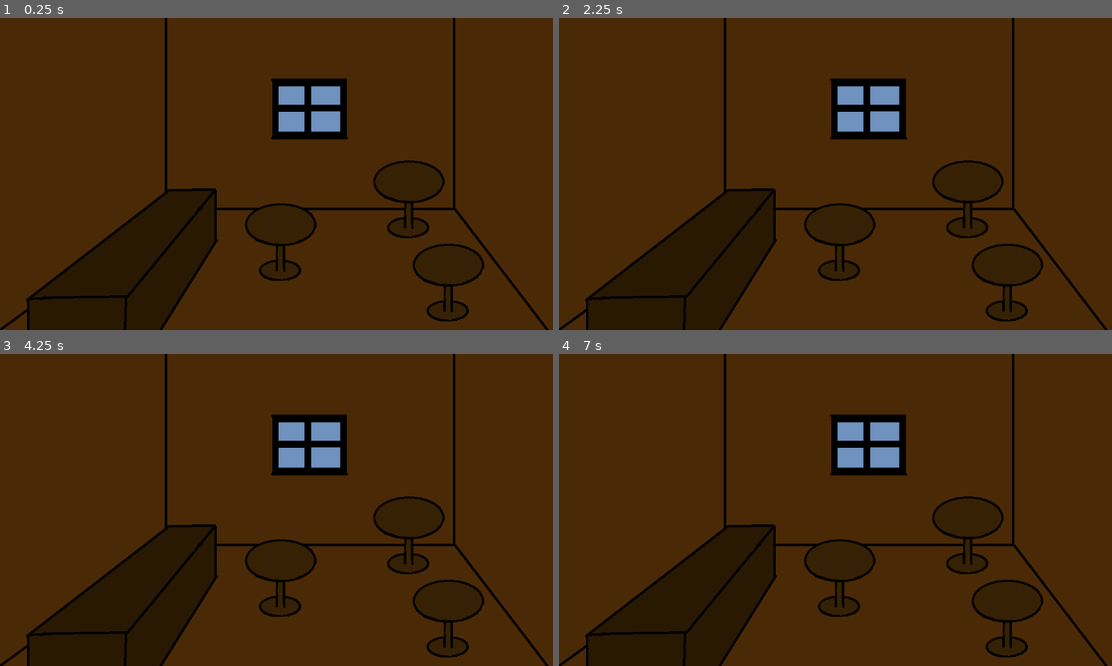
Above: before the commit, frames 1-4 (two rows, left to right).
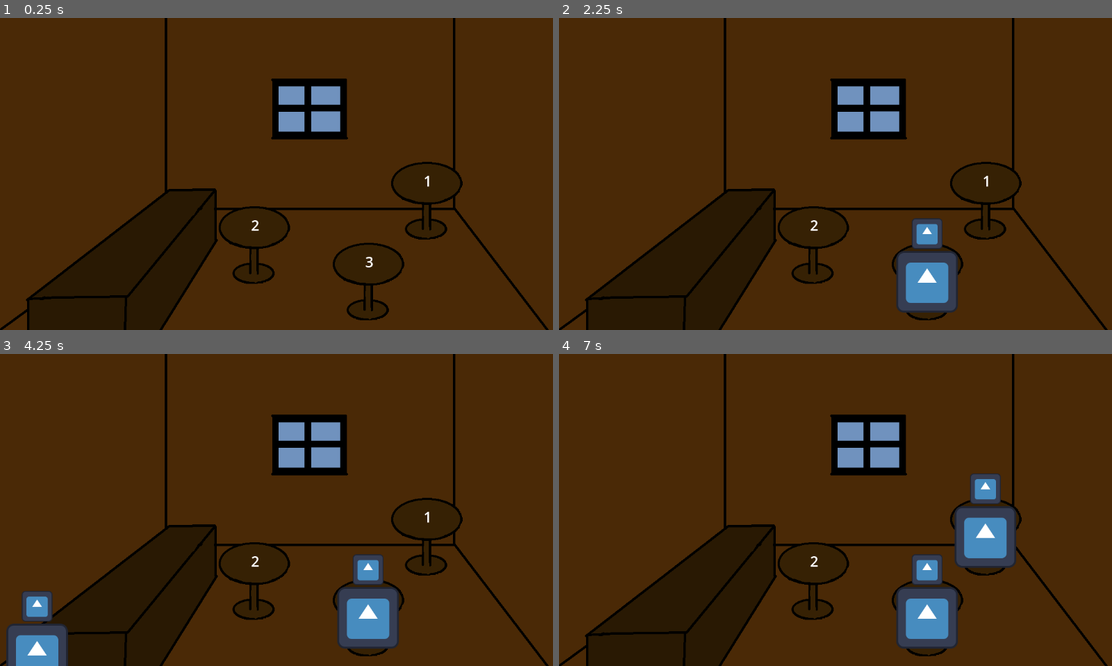
Above: after the commit, the same moments.

Repository: henpatsi/BurlyBikerBuddies
Game: Godot game, scene res://level_test.tscn
Same seed, same stepped clock (60 frames per second), same inputs: the game is played once before the commit and once after it. Before the commit the project has no main scene; this scene is started directly in both runs. The engine's default icon, where the game draws it, is replaced by a stand-in: a white triangle on a blue panel in a dark square.
Inputs:
- Up to frame 1 (0.25 s): no input
- Up to frame 2 (2.25 s): tap Enter at 0.5, 2 s; tap 1 (select_table1, bound only after the commit) at 0.6 s; tap 2 (select_table2, bound only after the commit) at 0.8, 1.35 s; tap Space at 1.25 s; tap 3 (select_table3, bound only after the commit) at 1.55, 2.1 s
- Up to frame 3 (4.25 s): tap 1 (select_table1, bound only after the commit) at 2.3, 2.85 s; tap Space at 2.75 s; tap 2 (select_table2, bound only after the commit) at 3.05, 3.6 s; tap Enter at 3.5 s; tap 3 (select_table3, bound only after the commit) at 3.8 s
- Up to frame 4 (7 s): tap 3 (select_table3, bound only after the commit) at 4.35, 6.05, 6.6 s; tap 1 (select_table1, bound only after the commit) at 4.55, 5.1, 6.8 s; tap Space at 5 s; tap 2 (select_table2, bound only after the commit) at 5.3, 5.85 s

The runs differ from the first frame. In frame 1, 2.7% of the frame differs, in the area x 39-88%, y 45-98%; in frame 2, 5.1%; in frame 3, 7.1%; in frame 4, 7.3%, in the area x 39-88%, y 38-98%.

Commit message:
added ability to seat max 2 patrons to tables

Diff:
--- a/level_test.tscn
+++ b/level_test.tscn
@@ -1,28 +1,40 @@
-[gd_scene load_steps=3 format=3 uid="uid://dfap2j2to0g7m"]
+[gd_scene load_steps=4 format=3 uid="uid://dfap2j2to0g7m"]
 
-[ext_resource type="Texture2D" uid="uid://tgmgbpc6afsb" path="res://bar.png" id="1_msao1"]
-[ext_resource type="Texture2D" uid="uid://2sept5vo5dng" path="res://table.png" id="2_ykpy8"]
+[ext_resource type="Script" path="res://scripts/level_test.gd" id="1_2wxkj"]
+[ext_resource type="Texture2D" uid="uid://tgmgbpc6afsb" path="res://images/bar.png" id="1_msao1"]
+[ext_resource type="PackedScene" uid="uid://ddshbf5is1qw0" path="res://scenes/table.tscn" id="2_n7k1v"]
 
 [node name="LevelTest" type="Node2D"]
+script = ExtResource("1_2wxkj")
 
 [node name="CanvasLayer" type="CanvasLayer" parent="."]
 layer = -10
 
-[node name="TextureRect" type="TextureRect" parent="CanvasLayer"]
+[node name="Background" type="TextureRect" parent="CanvasLayer"]
 z_index = -100
 offset_right = 1152.0
 offset_bottom = 648.0
 texture = ExtResource("1_msao1")
 
-[node name="Table" type="Sprite2D" parent="."]
-z_index = -50
-position = Vector2(848, 377)
-texture = ExtResource("2_ykpy8")
+[node name="tables" type="Node" parent="."]
 
-[node name="Table2" type="Sprite2D" parent="."]
-position = Vector2(582, 466)
-texture = ExtResource("2_ykpy8")
+[node name="table1" parent="tables" instance=ExtResource("2_n7k1v")]
+position = Vector2(885, 380)
 
-[node name="Table3" type="Sprite2D" parent="."]
-position = Vector2(930, 550)
-texture = ExtResource("2_ykpy8")
+[node name="table2" parent="tables" instance=ExtResource("2_n7k1v")]
+position = Vector2(527, 472)
+
+[node name="Label" parent="tables/table2/Table" index="0"]
+text = "2"
+
+[node name="table3" parent="tables" instance=ExtResource("2_n7k1v")]
+position = Vector2(764, 548)
+
+[node name="Label" parent="tables/table3/Table" index="0"]
+text = "3"
+
+[node name="PatronSpawn" type="Node2D" parent="."]
+position = Vector2(77, 624)
+
+[editable path="tables/table2"]
+[editable path="tables/table3"]
--- a/project.godot
+++ b/project.godot
@@ -11,8 +11,27 @@
 [application]
 
 config/name="NewYearNewSkillsGameJam2023"
+run/main_scene="res://level_test.tscn"
 config/features=PackedStringArray("4.2", "GL Compatibility")
 config/icon="res://icon.svg"
+
+[input]
+
+select_table1={
+"deadzone": 0.5,
+"events": [Object(InputEventKey,"resource_local_to_scene":false,"resource_name":"","device":-1,"window_id":0,"alt_pressed":false,"shift_pressed":false,"ctrl_pressed":false,"meta_pressed":false,"pressed":false,"keycode":0,"physical_keycode":49,"key_label":0,"unicode":49,"echo":false,"script":null)
+]
+}
+select_table2={
+"deadzone": 0.5,
+"events": [Object(InputEventKey,"resource_local_to_scene":false,"resource_name":"","device":-1,"window_id":0,"alt_pressed":false,"shift_pressed":false,"ctrl_pressed":false,"meta_pressed":false,"pressed":false,"keycode":0,"physical_keycode":50,"key_label":0,"unicode":50,"echo":false,"script":null)
+]
+}
+select_table3={
+"deadzone": 0.5,
+"events": [Object(InputEventKey,"resource_local_to_scene":false,"resource_name":"","device":-1,"window_id":0,"alt_pressed":false,"shift_pressed":false,"ctrl_pressed":false,"meta_pressed":false,"pressed":false,"keycode":0,"physical_keycode":51,"key_label":0,"unicode":51,"echo":false,"script":null)
+]
+}
 
 [rendering]
 
--- /dev/null
+++ b/scenes/patron.tscn
@@ -0,0 +1,16 @@
+[gd_scene load_steps=3 format=3 uid="uid://b4nnyrvbxbin6"]
+
+[ext_resource type="Texture2D" uid="uid://dhx6s2xlinobu" path="res://icon.svg" id="1_nqi5n"]
+[ext_resource type="Script" path="res://scripts/patron.gd" id="1_smm6v"]
+
+[node name="patron" type="Node2D"]
+z_index = 100
+script = ExtResource("1_smm6v")
+
+[node name="body" type="Sprite2D" parent="."]
+texture = ExtResource("1_nqi5n")
+
+[node name="head" type="Sprite2D" parent="body"]
+position = Vector2(0, -100)
+scale = Vector2(0.5, 0.5)
+texture = ExtResource("1_nqi5n")
--- /dev/null
+++ b/scenes/sitting_patron.tscn
@@ -0,0 +1,16 @@
+[gd_scene load_steps=3 format=3 uid="uid://de5p13olsx1vs"]
+
+[ext_resource type="Texture2D" uid="uid://dhx6s2xlinobu" path="res://icon.svg" id="1_jubct"]
+[ext_resource type="Script" path="res://scripts/sitting_patron.gd" id="1_mdcq2"]
+
+[node name="sitting_patron" type="Node2D"]
+z_index = 50
+script = ExtResource("1_mdcq2")
+
+[node name="body" type="Sprite2D" parent="."]
+texture = ExtResource("1_jubct")
+
+[node name="head" type="Sprite2D" parent="body"]
+position = Vector2(0, -100)
+scale = Vector2(0.5, 0.5)
+texture = ExtResource("1_jubct")
--- /dev/null
+++ b/scenes/table.tscn
@@ -0,0 +1,24 @@
+[gd_scene load_steps=4 format=3 uid="uid://ddshbf5is1qw0"]
+
+[ext_resource type="Script" path="res://scripts/table.gd" id="1_04xs8"]
+[ext_resource type="Texture2D" uid="uid://2sept5vo5dng" path="res://images/table.png" id="1_us0i2"]
+
+[sub_resource type="LabelSettings" id="LabelSettings_qnqcv"]
+font_size = 30
+
+[node name="table" type="Node2D"]
+script = ExtResource("1_04xs8")
+
+[node name="Table" type="Sprite2D" parent="."]
+z_index = -50
+texture = ExtResource("1_us0i2")
+
+[node name="Label" type="Label" parent="Table"]
+offset_left = -17.0
+offset_top = -63.0
+offset_right = 23.0
+offset_bottom = -21.0
+text = "1"
+label_settings = SubResource("LabelSettings_qnqcv")
+horizontal_alignment = 1
+vertical_alignment = 1
--- /dev/null
+++ b/scripts/level_test.gd
@@ -0,0 +1,27 @@
+extends Node2D
+
+var timer = 0
+var time_between_patrons = 2
+
+var patron_spawn
+
+# Called when the node enters the scene tree for the first time.
+func _ready():
+	patron_spawn = get_node("PatronSpawn")
+
+# Called every frame. 'delta' is the elapsed time since the previous frame.
+func _process(delta):
+	var patron = get_node_or_null(patron_spawn.name + "/patron")
+
+	if (patron != null):
+		return
+
+	timer += delta
+	if (timer < time_between_patrons):
+		return
+
+	print("Instantiating new patron")
+	var scn = load("res://scenes/patron.tscn")
+	var new_patron = scn.instantiate()
+	patron_spawn.add_child(new_patron)
+	timer = 0
--- /dev/null
+++ b/scripts/patron.gd
@@ -0,0 +1,30 @@
+extends Node2D
+
+var table = null
+
+# Called when the node enters the scene tree for the first time.
+func _ready():
+	pass # Replace with function body.
+
+
+# Called every frame. 'delta' is the elapsed time since the previous frame.
+func _process(delta):
+	if (Input.is_action_just_pressed("select_table1")):
+		table = get_node("/root/LevelTest/tables/table1")
+	if (Input.is_action_just_pressed("select_table2")):
+		table = get_node("/root/LevelTest/tables/table2")
+	if (Input.is_action_just_pressed("select_table3")):
+		table = get_node("/root/LevelTest/tables/table3")
+
+	if (table == null):
+		return
+	if (table.is_full()):
+		table = null
+		return
+
+	print("Putting patron to " + table.name)
+	var scn = load("res://scenes/sitting_patron.tscn")
+	var sitting_patron = scn.instantiate()
+	table.add_child(sitting_patron)
+	table.add_patron(sitting_patron)
+	queue_free()
--- /dev/null
+++ b/scripts/sitting_patron.gd
@@ -0,0 +1,11 @@
+extends Node2D
+
+
+# Called when the node enters the scene tree for the first time.
+func _ready():
+	pass
+
+
+# Called every frame. 'delta' is the elapsed time since the previous frame.
+func _process(delta):
+	pass
--- /dev/null
+++ b/scripts/table.gd
@@ -0,0 +1,21 @@
+extends Node2D
+
+var patrons = Array()
+
+# Called when the node enters the scene tree for the first time.
+func _ready():
+	pass
+
+# Called every frame. 'delta' is the elapsed time since the previous frame.
+func _process(delta):
+	pass
+
+func add_patron(patron):
+	patrons.append(patron)
+
+func is_full():
+	if (patrons.size() == 2):
+		print(self.name + " is full")
+		return true
+	print("Table has room")
+	return false
Renamed: bar.png -> images/bar.png
Not shown, changed: images/bar.png.import
Renamed: table.png -> images/table.png
Not shown, changed: images/table.png.import
